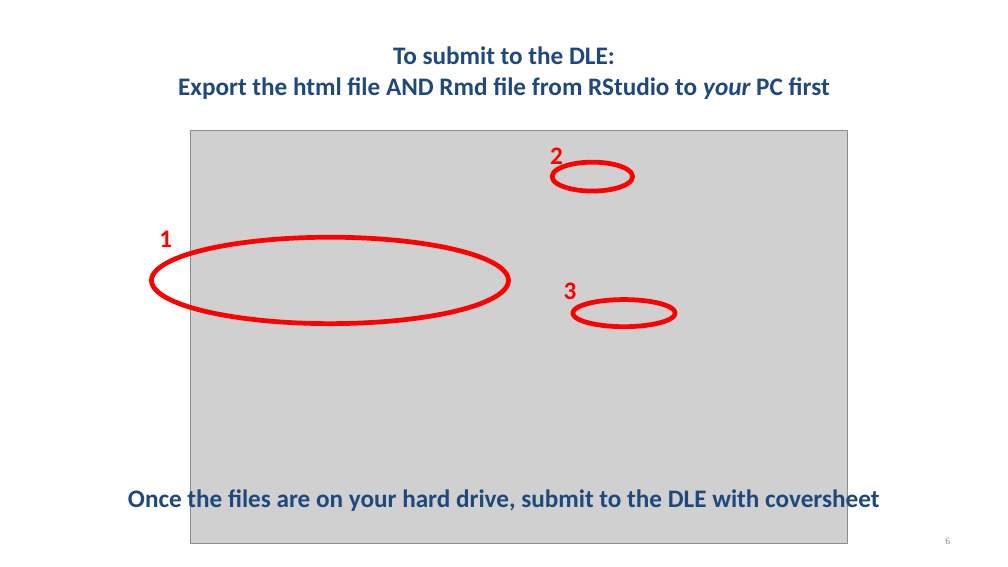
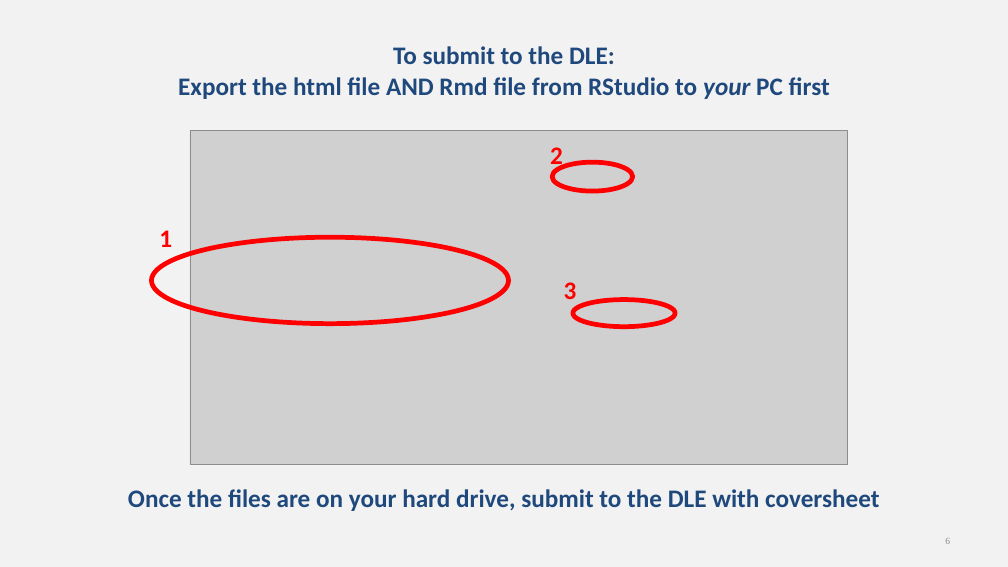
Before and after one commit to chrisjberry/datafluencyCB, a slide deck: slide 6 of docs/slides/PSYC753_Rmd_Support.pptx. Drawn at 1008x567 pixels with LibreOffice and Linux fonts; fonts in the diff are those of the drawing; grey boxes stand for pictures. Boxes give left, top, right and bottom in pixels: in the first picture for what was removed or moved away, otherwise in the second. Text is boxed around its words. In the diff, an @@ line names an element or a change of style, - is before the commit and + after.

```diff
--- a/docs/slides/PSYC753_Rmd_Support.pptx
+++ b/docs/slides/PSYC753_Rmd_Support.pptx
@@ background #FFFFFF to #F2F2F2 @@
@@ picture: place and size @@
-picture at (190,130,848,543)
+picture at (190,130,848,464)
```
Also in this commit, not shown: 10 other slides changed.
